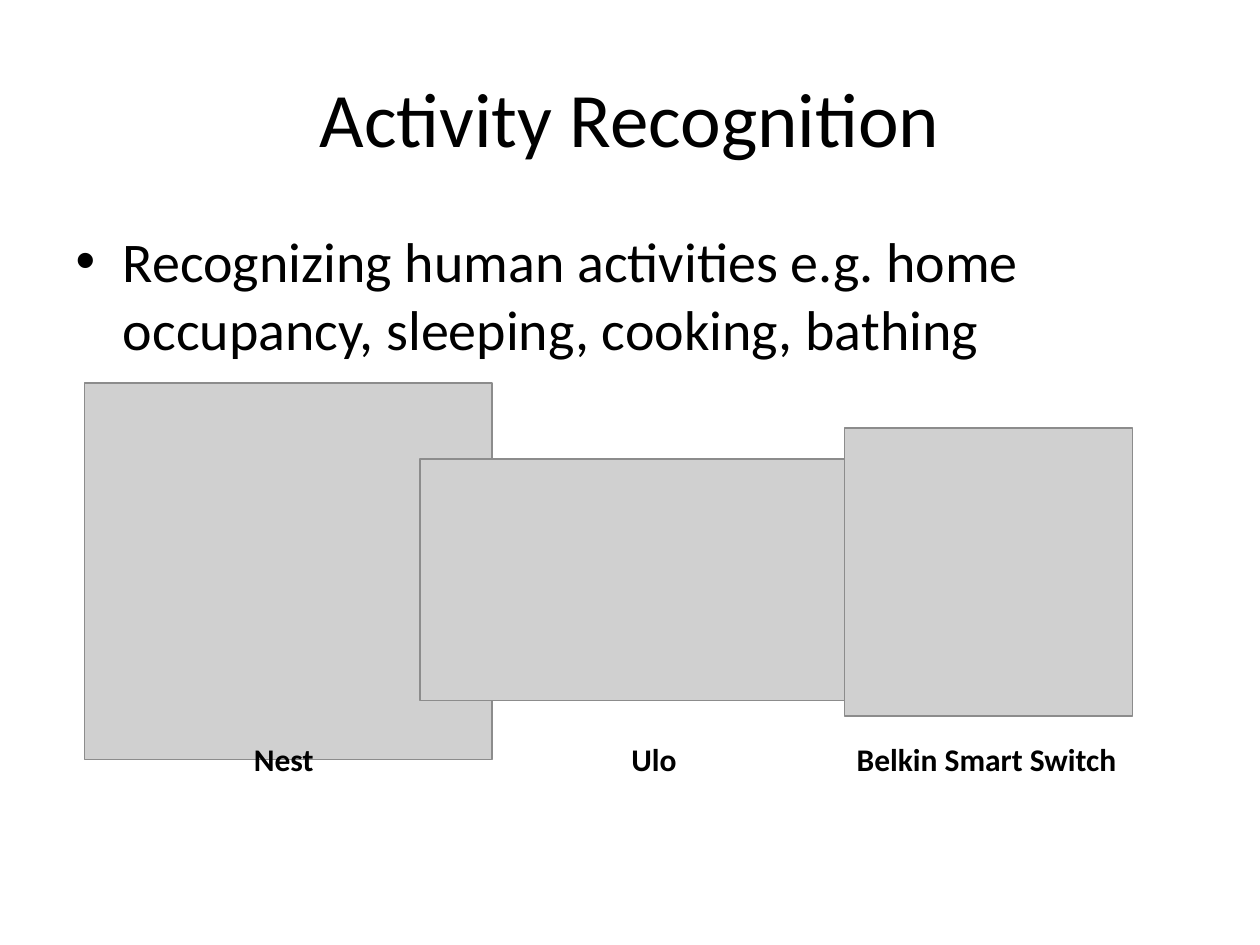
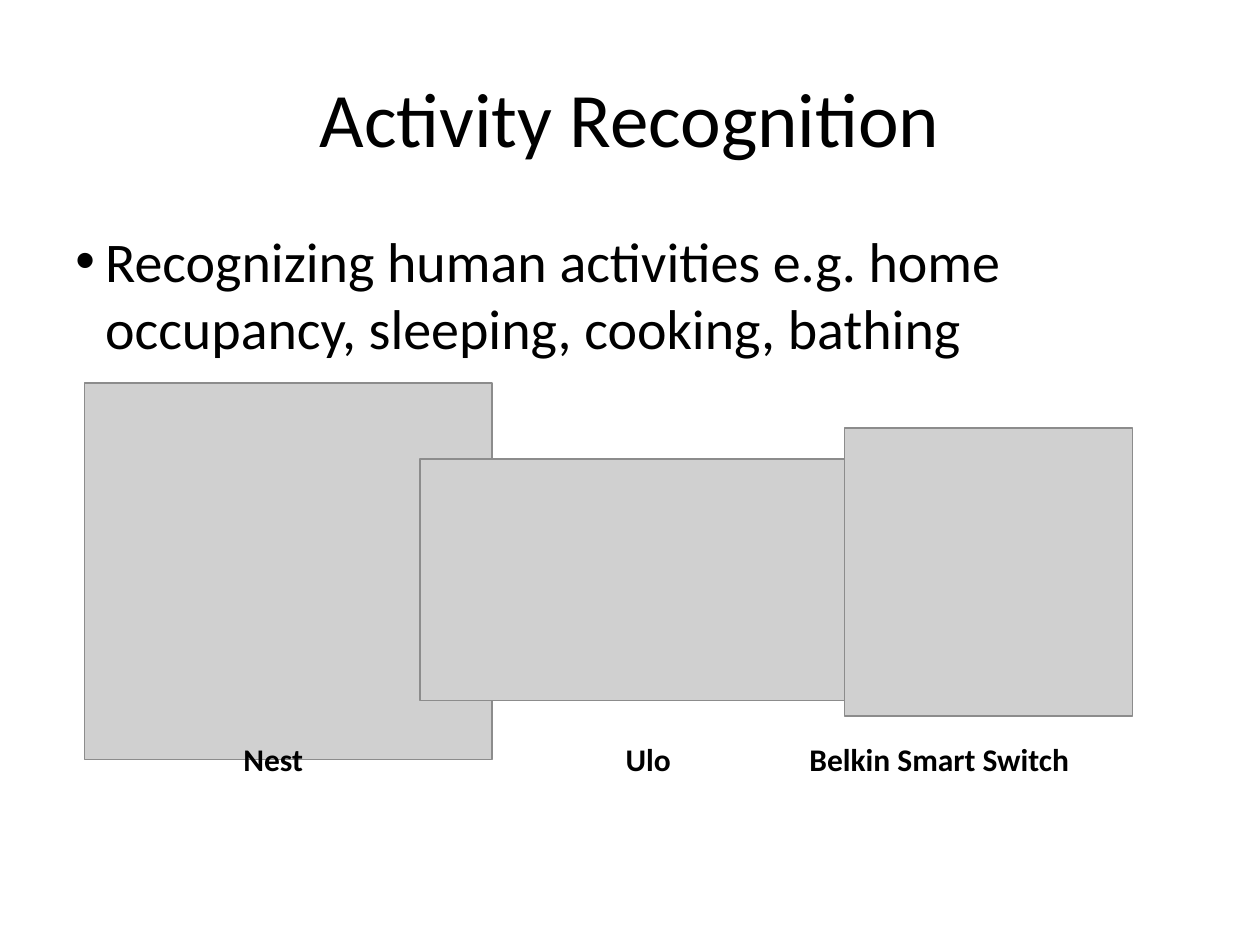
Before and after one commit to ppegusii/cs689-final, a slide deck: slide 3 of doc/slides.pptx. Drawn at 1260x945 pixels with LibreOffice and Linux fonts; fonts in the diff are those of the drawing; grey boxes stand for pictures. Boxes give left, top, right and bottom in pixels: in the first picture for what was removed or moved away, otherwise in the second. Text is boxed around its words. In the diff, an @@ line names an element or a change of style, - is before the commit and + after.

```diff
--- a/doc/slides.pptx
+++ b/doc/slides.pptx
@@ text "Recognizing human activities e.g. home ..." at <box>105,243,1001,359</box>: indent changed; less space between paragraphs @@
@@ text "Nest": place and size @@
-text "Nest" at <box>254,750,314,779</box>
+text "Nest" at <box>243,750,303,779</box>
@@ text "Ulo": place and size @@
-text "Ulo" at <box>631,749,676,772</box>
+text "Ulo" at <box>626,749,671,772</box>
@@ text "Belkin Smart Switch": place and size @@
-text "Belkin Smart Switch" at <box>857,749,1116,772</box>
+text "Belkin Smart Switch" at <box>809,749,1069,772</box>
```
Also in this commit, not shown: 8 other slides changed, 1 slide added, 1 slide removed.
